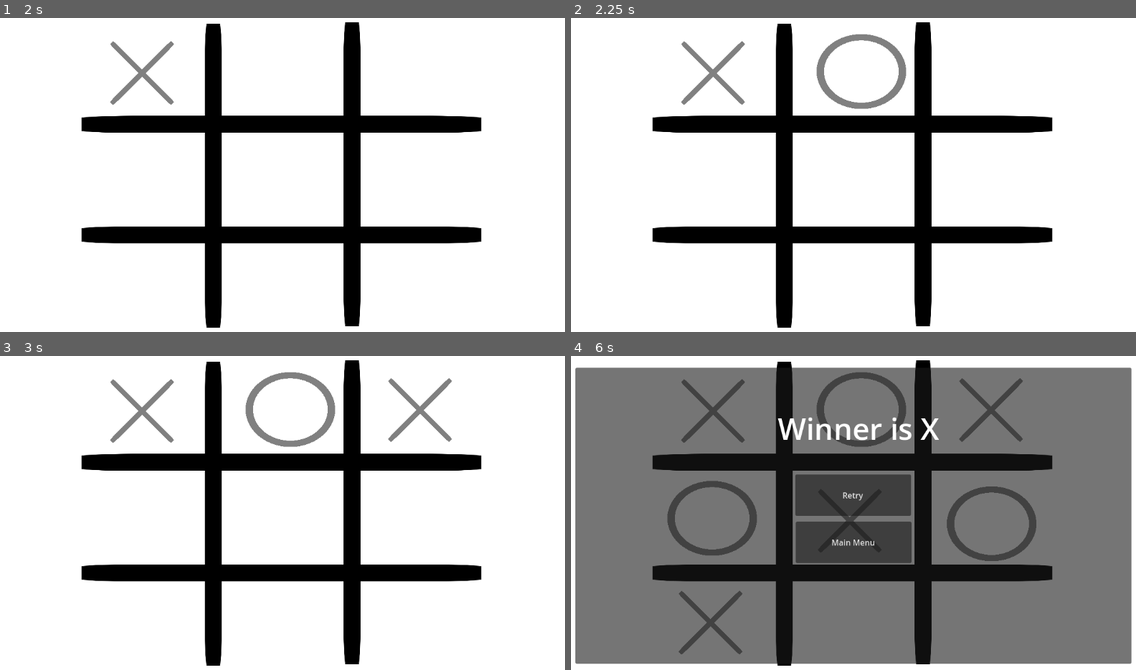
Above: before the commit, frames 1-4 (two rows, left to right).
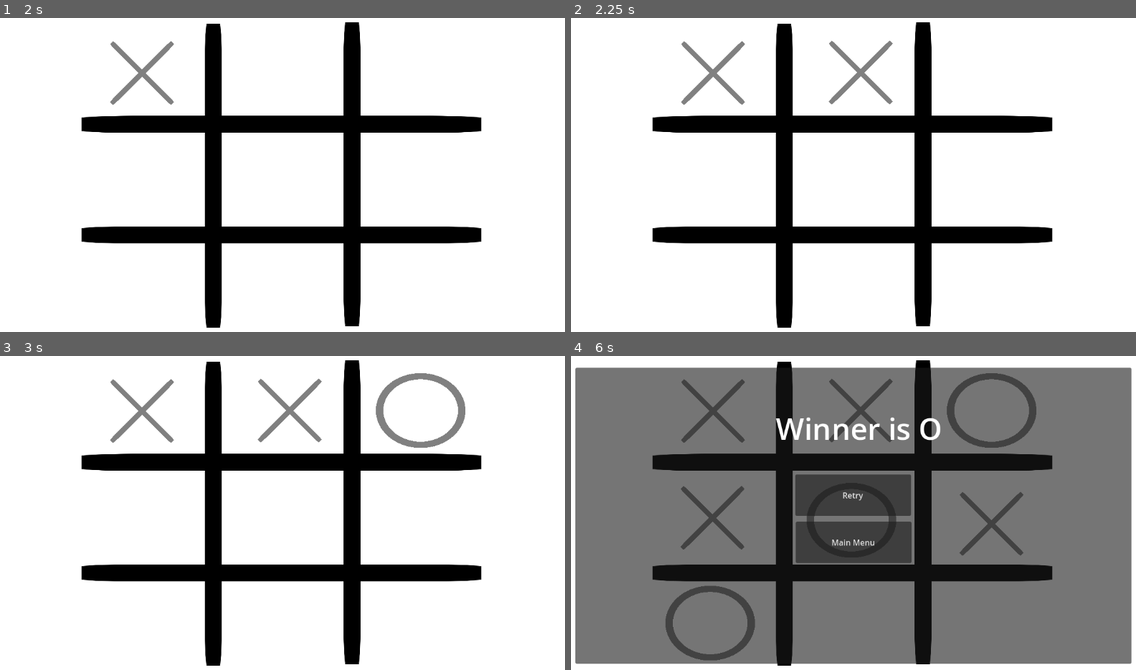
Above: after the commit, the same moments.

Repository: im-shashank/Tick-Tack-Toe
Game: Godot game, scene res://scenes/start_menu.tscn
Two runs of this game, one before a commit and one after it. Both use one fixed random seed, a clock stepped at 60 frames per second and the inputs below. The engine's default icon, where the game draws it, is replaced by a stand-in: a white triangle on a blue panel in a dark square.
Inputs (mouse positions are in pixels of both pictures, inside the frame that each line leads up to):
- Up to frame 1 (2 s): click "Single player" at 0.5 s; click (141, 71) at 1.25 s
- Up to frame 2 (2.25 s): click (853, 71) at 2 s
- Up to frame 3 (3 s): click (423, 409) at 2.75 s
- Up to frame 4 (6 s): click (994, 516) at 3.5 s; click (853, 516) at 4.25 s; click (717, 516) at 5 s; click (712, 622) at 5.75 s

Frame 1 is identical in both runs. In frame 2, 1.3% of the frame differs, in the area x 43-60%, y 5-29%; in frame 3, 2.6%; in frame 4, 6.9%, in the area x 16-83%, y 5-98%.

Commit message:
Added adjacency check

Diff:
--- a/scenes/scripts/SinglePlayer.gd
+++ b/scenes/scripts/SinglePlayer.gd
@@ -6,12 +6,27 @@
 @onready var o = get_node("O")
 @onready var turn = 0;
 @onready var currentTurn = "x"
-
+@onready var currentButtonPressed = ""
+
+# A 2-D array representation of the playing grid
 @onready var grid = [
 	["", "", ""],
 	["", "", ""],
 	["", "", ""]
 ]
+
+# A map containting all the adjacent positions possible for a speciific position
+@onready var buttonAdjacencyMap = {
+	"1": [[0, 1], [1, 0], [1, 1]],
+	"2": [[0, 0], [0, 2], [1, 1]],
+	"3": [[0, 1], [1, 2], [1, 1]],
+	"4": [[1, 1], [0, 2], [2, 2]],
+	"5": [[0, 0], [0, 1], [0, 2], [1, 0], [1, 2], [2, 0], [2, 1], [2, 2]],
+	"6": [[0, 0], [2, 0], [1, 1]],
+	"7": [[1, 0], [1, 1], [2, 1]],
+	"8": [[2, 0], [1, 1], [2, 2]],
+	"9": [[2, 1], [1, 1], [1, 2]]
+}
 
 # Called when the node enters the scene tree for the first time.
 func _ready() -> void:
@@ -47,13 +62,26 @@
 		return grid[0][2]
 
 
+func checkForAdjacentX():
+	#this function will check for adjacent x to the current position of the x
+	var possibleAdjacentPositions: Array = buttonAdjacencyMap[currentButtonPressed]
+	for i in (possibleAdjacentPositions.size()):
+		var possiblePositionArray: Array = possibleAdjacentPositions[i]
+		var x_position: int = possiblePositionArray[0]
+		var y_position: int = possiblePositionArray[1]
+		print(grid[x_position][y_position])
+
+	pass
+
+
 func _on_button_1_pressed() -> void:
-	if currentTurn == "x" && grid[0][0] == "":
+	currentButtonPressed = "1"
+	if grid[0][0] == "":
 		turn += 1
 		var x1 = x.get_child(0)
 		x1.visible = true
 		grid[0][0] = "X"
-		currentTurn = "o"
+		checkForAdjacentX()
 	elif currentTurn == "o" && grid[0][0] == "":
 		turn += 1
 		var o1 = o.get_child(0)
@@ -64,6 +92,8 @@
 
 
 func _on_button_2_pressed() -> void:
+	currentButtonPressed = "2"
+	checkForAdjacentX()
 	if currentTurn == "x" && grid[0][1] == "":
 		turn += 1
 		var x2 = x.get_child(1)
@@ -80,6 +110,8 @@
 
 
 func _on_button_3_pressed() -> void:
+	currentButtonPressed = "3"
+	checkForAdjacentX()
 	if currentTurn == "x" && grid[0][2] == "":
 		turn += 1
 		var x3 = x.get_child(2)
@@ -96,6 +128,8 @@
 
 
 func _on_button_4_pressed() -> void:
+	currentButtonPressed = "4"
+	checkForAdjacentX()
 	if currentTurn == "x" && grid[1][2] == "":
 		turn += 1
 		var x4 = x.get_child(3)
@@ -112,6 +146,8 @@
 
 
 func _on_button_5_pressed() -> void:
+	currentButtonPressed = "5"
+	checkForAdjacentX()
 	if currentTurn == "x" && grid[1][1] == "":
 		turn += 1
 		var x5 = x.get_child(4)
@@ -128,6 +164,8 @@
 
 
 func _on_button_6_pressed() -> void:
+	currentButtonPressed = "6"
+	checkForAdjacentX()
 	if currentTurn == "x" && grid[1][0] == "":
 		turn += 1
 		var x6 = x.get_child(5)
@@ -144,6 +182,8 @@
 
 
 func _on_button_7_pressed() -> void:
+	currentButtonPressed = "7"
+	checkForAdjacentX()
 	if currentTurn == "x" && grid[2][0] == "":
 		turn += 1
 		var x7 = x.get_child(6)
@@ -160,6 +200,8 @@
 
 
 func _on_button_8_pressed() -> void:
+	currentButtonPressed = "8"
+	checkForAdjacentX()
 	if currentTurn == "x" && grid[2][1] == "":
 		turn += 1
 		var x8 = x.get_child(7)
@@ -176,6 +218,8 @@
 
 
 func _on_button_9_pressed() -> void:
+	currentButtonPressed = "9"
+	checkForAdjacentX()
 	if currentTurn == "x" && grid[2][2] == "":
 		turn += 1
 		var x9 = x.get_child(8)
